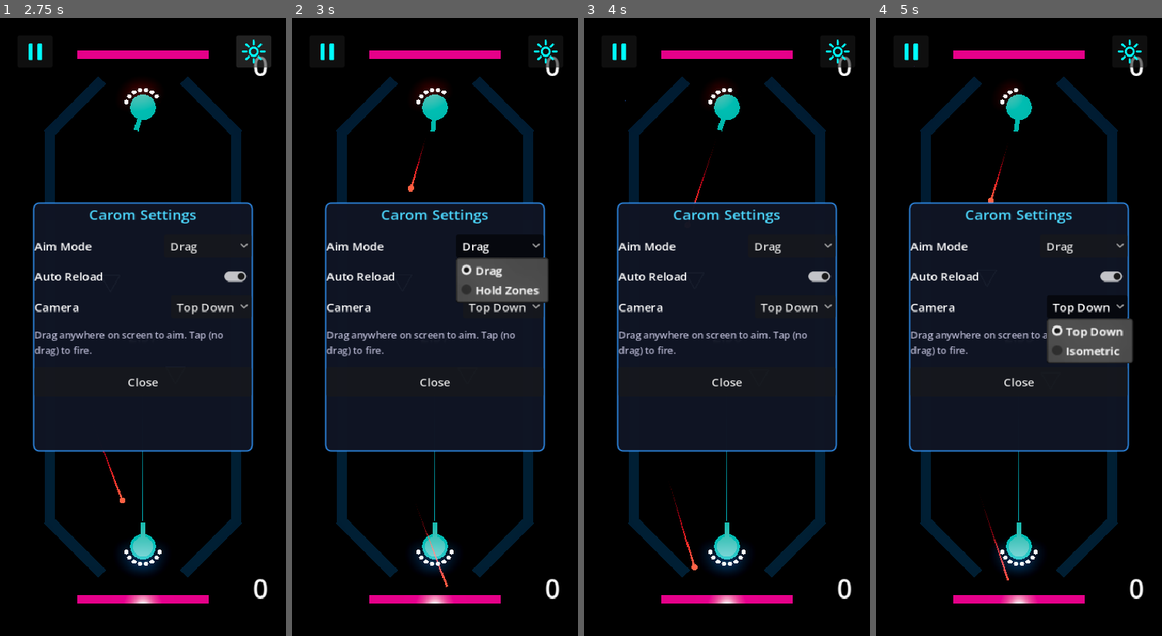
Above: before the commit, frames 1-4 (left to right).
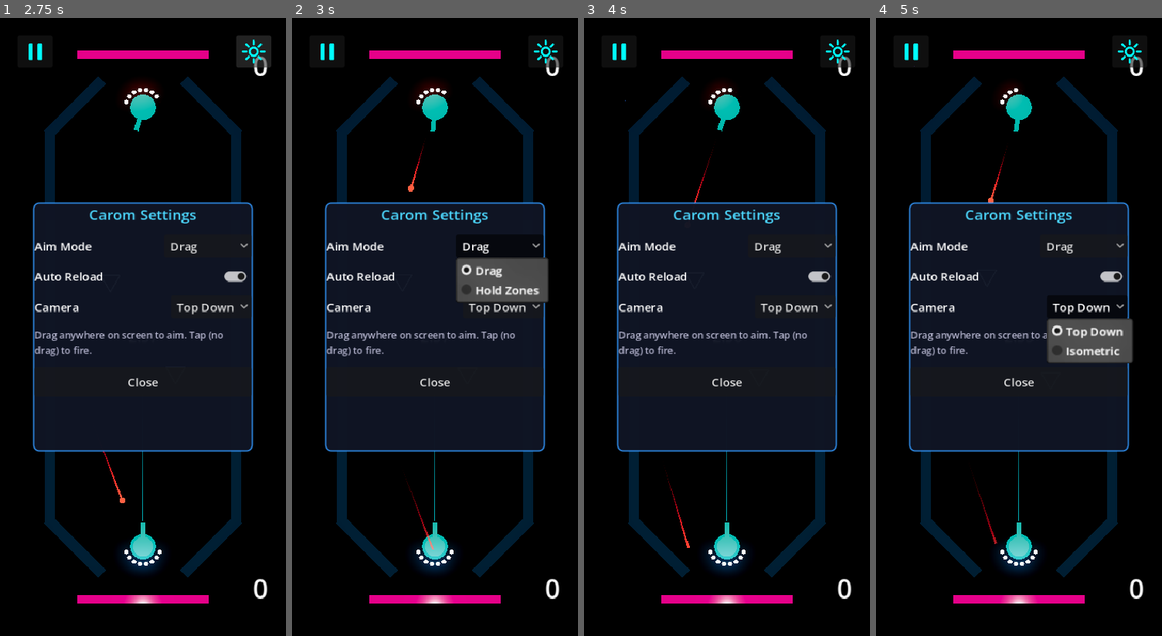
Above: after the commit, the same moments.

Repository: mchambers-mojang/sweet-vinegar-games
Game: Godot game, scene res://carom/scenes/carom_arena.tscn
Same seed, same stepped clock (60 frames per second), same inputs: the game is played once before the commit and once after it. This scene is started directly instead of the project's main scene.
Inputs (mouse positions are in pixels of both pictures, inside the frame that each line leads up to):
- Up to frame 1 (2.75 s): click (34, 48) at 0.5 s; click "Resume" at 1.25 s; click (254, 48) at 2 s
- Up to frame 2 (3 s): click "Drag" at 2.75 s
- Up to frame 3 (4 s): click (818, 277) at 3.52 s
- Up to frame 4 (5 s): click "Top Down" at 4.25 s

Frame 1 is identical in both runs. In frame 2, less than 0.1% of the frame differs, in the area x 39-55%, y 74-93%; in frame 3, less than 0.1%; in frame 4, less than 0.1%.

Commit message:
feat(carom): isometric camera for online + goal zone fix + cleanup
- Add flipped isometric camera constants and enable isometric mode
  in online multiplayer (resolves #149). Joiner now sees from the
  north end in both top-down and isometric views.
- Widen goal detection zones (±6 units x, ±2 units past goal line)
  to catch pucks with lateral drift after clearing corner walls.
- Remove dead carom_local_signaling.gd (superseded by direct TCP).

Co-authored-by: Copilot <223556219+Copilot@users.noreply.github.com>

Diff:
--- a/carom/scripts/carom_arena.gd
+++ b/carom/scripts/carom_arena.gd
@@ -16,6 +16,10 @@
 ## Position stays the same (ortho camera framing); rotation adds 180° on Z to flip the view.
 const TOP_DOWN_POSITION_FLIPPED: Vector3 = Vector3(0.0, 20.0, 12.0)
 const TOP_DOWN_ROTATION_FLIPPED: Vector3 = Vector3(-90.0, 0.0, 180.0)
+
+## Flipped isometric — camera on the north side looking south.
+const ISOMETRIC_POSITION_FLIPPED: Vector3 = Vector3(0.0, 16.0, 0.0)
+const ISOMETRIC_ROTATION_FLIPPED: Vector3 = Vector3(-45.0, 180.0, 0.0)
 
 @export var arena_width: float = 20.0
 @export var arena_depth: float = 12.0
@@ -69,9 +73,13 @@
 		target_rotation = ISOMETRIC_ROTATION
 
 	# Apply perspective flip if active (joiner sees from the opposite end)
-	if _perspective_flipped and target_mode != CaromSettings.CAMERA_MODE_ISOMETRIC:
-		target_position = TOP_DOWN_POSITION_FLIPPED
-		target_rotation = TOP_DOWN_ROTATION_FLIPPED
+	if _perspective_flipped:
+		if target_mode == CaromSettings.CAMERA_MODE_ISOMETRIC:
+			target_position = ISOMETRIC_POSITION_FLIPPED
+			target_rotation = ISOMETRIC_ROTATION_FLIPPED
+		else:
+			target_position = TOP_DOWN_POSITION_FLIPPED
+			target_rotation = TOP_DOWN_ROTATION_FLIPPED
 
 	if is_instance_valid(_camera_mode_tween):
 		_camera_mode_tween.kill()
--- a/carom/scripts/carom_sim_bridge.gd
+++ b/carom/scripts/carom_sim_bridge.gd
@@ -128,20 +128,20 @@
 
 
 func _setup_goal_zones(arena: CaromArena) -> void:
-	# Goal zones span 3 units each side of centre horizontally.
-	# Vertically they extend 2 units past the goal line so the puck centre
-	# must clearly cross the line before the zone fires.
-	var half_w: int = FP.from_float(3.0)
+	# Goal zones are wide enough to catch pucks with lateral drift after
+	# passing the corner walls, and extend inward past the corner tips (y≈1/23)
+	# so detection fires as soon as the puck clears the opening.
+	var half_w: int = FP.from_float(6.0)
 
 	var ng_z: int = FP.from_float(arena.north_goal.global_position.z)
 	_sim.add_zone(SimZone.make(
 		FP.FPVec2.make(-half_w, ng_z - FP.from_float(2.0)),
-		FP.FPVec2.make( half_w, ng_z + FP.from_float(0.5)),
+		FP.FPVec2.make( half_w, ng_z + FP.from_float(2.0)),
 		ZONE_NORTH_GOAL))
 
 	var sg_z: int = FP.from_float(arena.south_goal.global_position.z)
 	_sim.add_zone(SimZone.make(
-		FP.FPVec2.make(-half_w, sg_z - FP.from_float(0.5)),
+		FP.FPVec2.make(-half_w, sg_z - FP.from_float(2.0)),
 		FP.FPVec2.make( half_w, sg_z + FP.from_float(2.0)),
 		ZONE_SOUTH_GOAL))
 
--- a/carom/scripts/netcode/carom_local_signaling.gd
+++ /dev/null
@@ -1,181 +0,0 @@
-class_name CaromLocalSignaling
-extends Node
-
-## Embedded WebSocket signaling server for local multiplayer testing.
-## Speaks the same protocol as the Node.js signaling server so the existing
-## CaromNetwork client works unchanged.
-##
-## Usage:
-##   var server := CaromLocalSignaling.new()
-##   add_child(server)
-##   server.start()  # listens on DEFAULT_PORT
-
-const DEFAULT_PORT: int = 8080
-const ROOM_CODE := "LOCAL"
-
-signal started
-signal failed(reason: String)
-
-var _server: TCPServer = null
-var _peers: Array[WebSocketPeer] = []
-var _pending_tcp: Array[StreamPeerTCP] = []
-
-## Room state — at most one room with two peers.
-var _creator: WebSocketPeer = null
-var _creator_sdp: String = ""
-var _joiner: WebSocketPeer = null
-var _pending_ice_for_joiner: Array[Dictionary] = []
-var _pending_ice_for_creator: Array[Dictionary] = []
-var _port: int = DEFAULT_PORT
-
-
-func start(port: int = DEFAULT_PORT) -> void:
-	_port = port
-	_server = TCPServer.new()
-	var err := _server.listen(_port)
-	if err != OK:
-		failed.emit("Could not listen on port %d (err %d)" % [_port, err])
-		return
-	print("[LocalSignaling] Listening on port %d" % _port)
-	started.emit()
-
-
-func stop() -> void:
-	for peer in _peers:
-		peer.close()
-	_peers.clear()
-	_pending_tcp.clear()
-	if _server:
-		_server.stop()
-		_server = null
-	_creator = null
-	_joiner = null
-
-
-func _process(_delta: float) -> void:
-	if _server == null:
-		return
-
-	# Accept new TCP connections into pending list
-	while _server.is_connection_available():
-		var tcp := _server.take_connection()
-		if tcp != null:
-			_pending_tcp.append(tcp)
-
-	# Upgrade pending TCP connections once they're fully connected
-	var still_pending: Array[StreamPeerTCP] = []
-	for tcp in _pending_tcp:
-		tcp.poll()
-		var tcp_status := tcp.get_status()
-		if tcp_status == StreamPeerTCP.STATUS_CONNECTED:
-			var ws := WebSocketPeer.new()
-			ws.accept_stream(tcp)
-			_peers.append(ws)
-			print("[LocalSignaling] TCP connected, upgrading to WebSocket (peers: %d)" % _peers.size())
-		elif tcp_status == StreamPeerTCP.STATUS_CONNECTING:
-			still_pending.append(tcp)
-		# else: STATUS_ERROR or STATUS_NONE — drop it
-	_pending_tcp = still_pending
-
-	# Poll all WebSocket peers
-	var to_remove: Array[int] = []
-	for i in _peers.size():
-		var peer := _peers[i]
-		peer.poll()
-		var state := peer.get_ready_state()
-
-		if state == WebSocketPeer.STATE_CLOSED:
-			to_remove.append(i)
-			_on_peer_disconnected(peer)
-			continue
-
-		if state != WebSocketPeer.STATE_OPEN:
-			continue
-
-		while peer.get_available_packet_count() > 0:
-			var text := peer.get_packet().get_string_from_utf8()
-			var msg: Variant = JSON.parse_string(text)
-			if msg is Dictionary:
-				_handle_message(peer, msg)
-
-	# Remove closed peers (reverse order to keep indices valid)
-	for i in range(to_remove.size() - 1, -1, -1):
-		_peers.remove_at(to_remove[i])
-
-
-func _handle_message(peer: WebSocketPeer, msg: Dictionary) -> void:
-	var msg_type: String = msg.get("type", "")
-	if OS.is_debug_build():
-		print("[LocalSignaling] Received: %s" % msg_type)
-	match msg_type:
-		"create":
-			if _creator != null:
-				_send(peer, { "type": "error", "message": "Room already exists" })
-				return
-			_creator = peer
-			_creator_sdp = msg.get("sdp", "")
-			_send(peer, { "type": "room_created", "code": ROOM_CODE })
-			print("[LocalSignaling] Room created, SDP length: %d" % _creator_sdp.length())
-			# If a joiner arrived before the creator, fulfill them now
-			if _joiner != null:
-				print("[LocalSignaling] Fulfilling queued joiner")
-				_send(_joiner, { "type": "room_joined", "sdp": _creator_sdp })
-				for ice_msg in _pending_ice_for_joiner:
-					_send(_joiner, ice_msg)
-				_pending_ice_for_joiner.clear()
-
-		"join":
-			if _joiner != null:
-				_send(peer, { "type": "error", "message": "Room full" })
-				return
-			_joiner = peer
-			if _creator == null:
-				print("[LocalSignaling] Joiner queued (waiting for creator)")
-				return
-			# Send creator's offer to joiner
-			print("[LocalSignaling] Joiner connected, sending offer")
-			_send(peer, { "type": "room_joined", "sdp": _creator_sdp })
-			# Flush buffered ICE for joiner
-			for ice_msg in _pending_ice_for_joiner:
-				_send(peer, ice_msg)
-			_pending_ice_for_joiner.clear()
-
-		"answer":
-			if peer == _joiner and _creator != null:
-				print("[LocalSignaling] Relaying answer to creator")
-				_send(_creator, {
-					"type": "peer_joined",
-					"sdp": msg.get("sdp", "")
-				})
-				# Flush buffered ICE for creator
-				for ice_msg in _pending_ice_for_creator:
-					_send(_creator, ice_msg)
-				_pending_ice_for_creator.clear()
-
-		"ice":
-			if peer == _creator:
-				if _joiner != null:
-					_send(_joiner, msg)
-				else:
-					_pending_ice_for_joiner.append(msg)
-			elif peer == _joiner:
-				if _creator != null:
-					_send(_creator, msg)
-				else:
-					_pending_ice_for_creator.append(msg)
-
-
-func _on_peer_disconnected(peer: WebSocketPeer) -> void:
-	if peer == _creator:
-		_creator = null
-		_creator_sdp = ""
-	elif peer == _joiner:
-		_joiner = null
-
-
-func _send(peer: WebSocketPeer, msg: Dictionary) -> void:
-	if peer == null:
-		return
-	if peer.get_ready_state() != WebSocketPeer.STATE_OPEN:
-		return
-	peer.send_text(JSON.stringify(msg))
